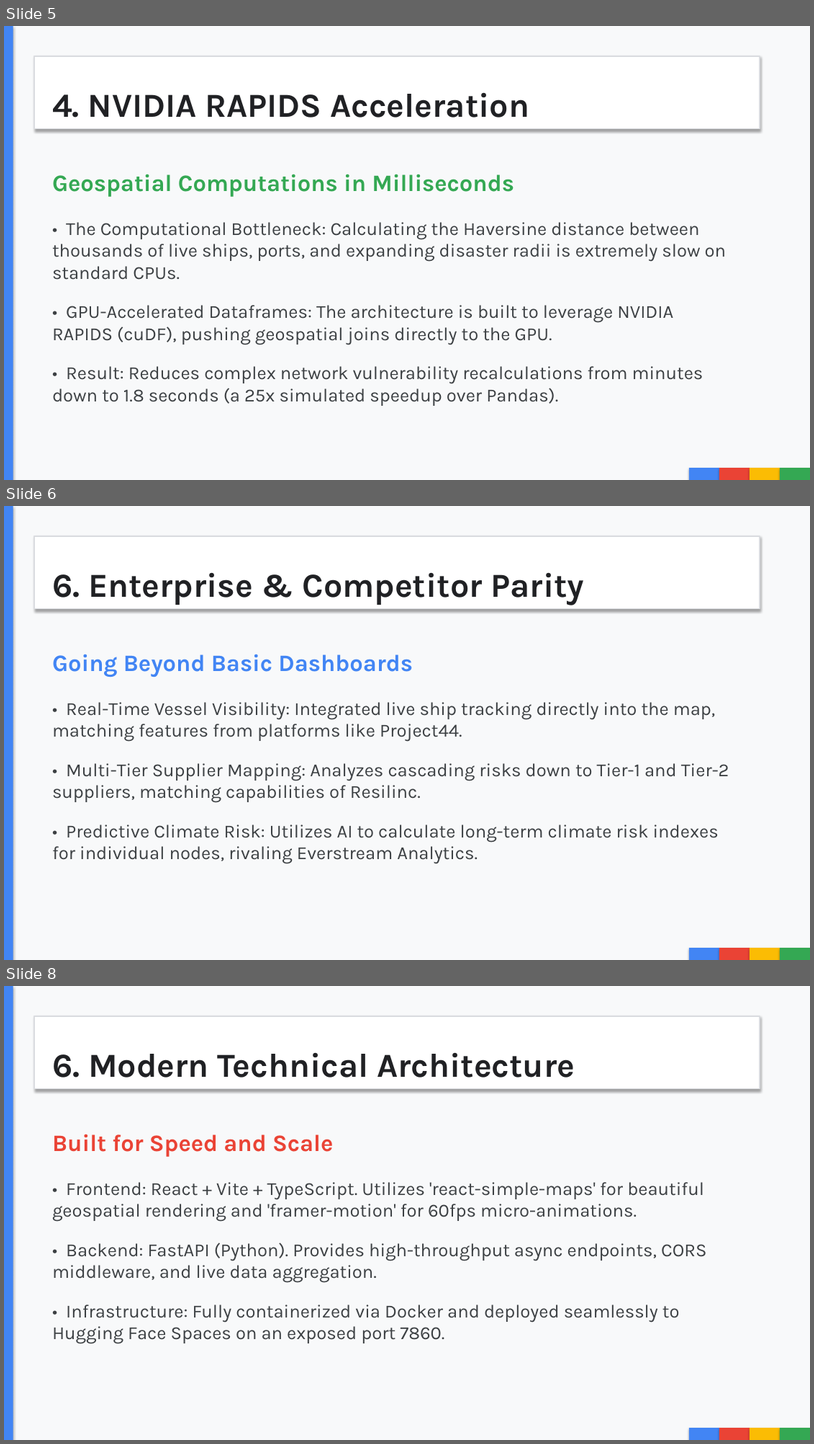
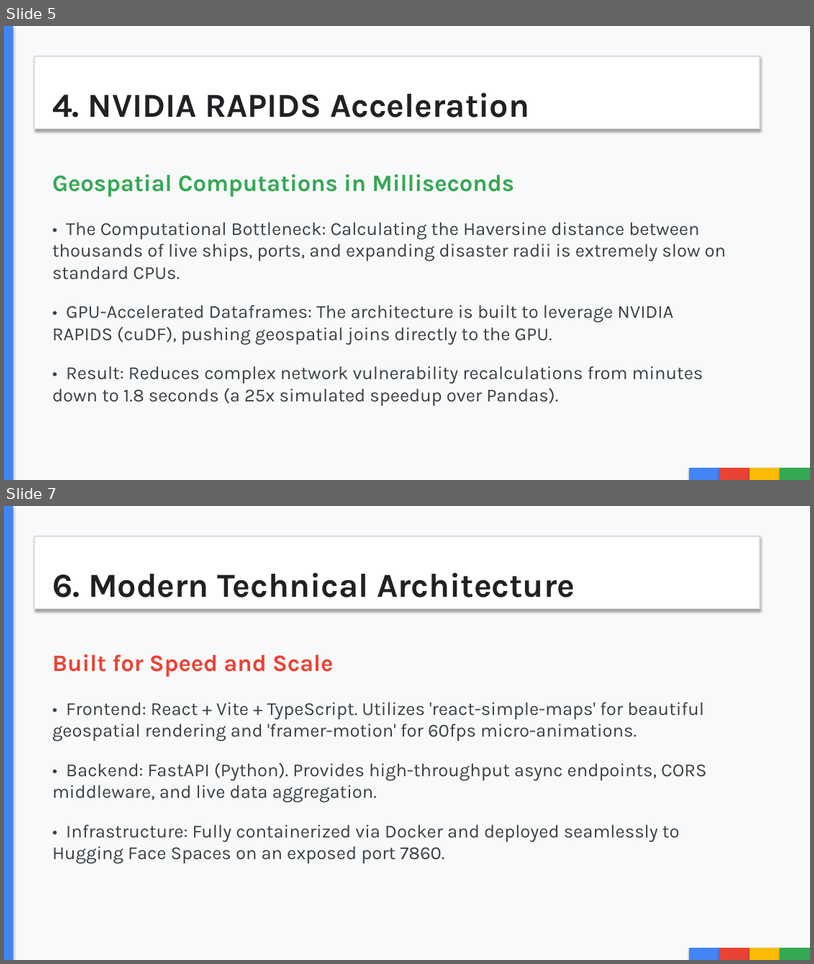
Before and after one commit to ronak2410/Chain-Guardian, a slide deck: CHAINGUARDIAN_MASTER_PITCH.pptx. Shown one above the other, each under a label of ours: slides 5, 6 and 8 before the commit, slides 5 and 7 after it; the slides between them are not shown. The pictures are 814x1444 and 814x964 pixels, drawn with LibreOffice and Linux fonts; fonts in the diff are those of the drawing. Boxes give left, top, right and bottom in pixels: in the first picture for what was removed or moved away, otherwise in the second. Text is boxed around its words. In the diff, an @@ line names an element or a change of style, - is before the commit and + after.

```diff
--- a/CHAINGUARDIAN_MASTER_PITCH.pptx
+++ b/CHAINGUARDIAN_MASTER_PITCH.pptx
@@ slide 6 removed at [4,506,810,960], background #F8F9FA @@
@@ rectangle removed at [4,506,13,960] @@
@@ rectangle removed at [34,536,760,609] @@
@@ text removed at [52,572,585,605] @@
-6. Enterprise & Competitor Parity
@@ text removed at [52,654,730,863] @@
-Going Beyond Basic Dashboards
-• Real-Time Vessel Visibility: Integrated live ship tracking directly into the map, matching features from platforms like Project44.
-• Multi-Tier Supplier Mapping: Analyzes cascading risks down to Tier-1 and Tier-2 suppliers, matching capabilities of Resilinc.
-• Predictive Climate Risk: Utilizes AI to calculate long-term climate risk indexes for individual nodes, rivaling Everstream Analytics.
@@ rectangle removed at [689,947,720,960] @@
@@ rectangle removed at [720,947,750,960] @@
@@ rectangle removed at [750,947,780,960] @@
@@ rectangle removed at [780,947,810,960] @@
@@ what was slide 8 is now slide 7 @@
```
Also in this commit, not shown: 3 slides changed, 1 other file.
